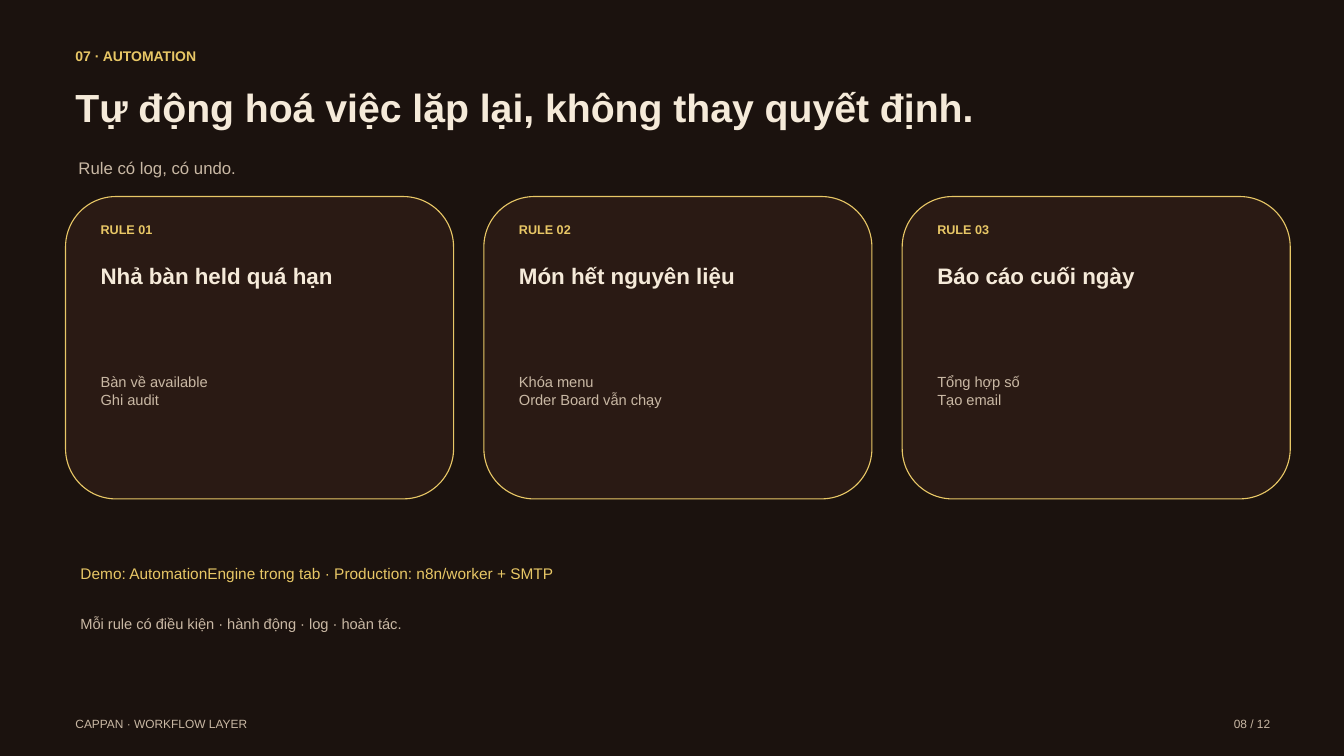
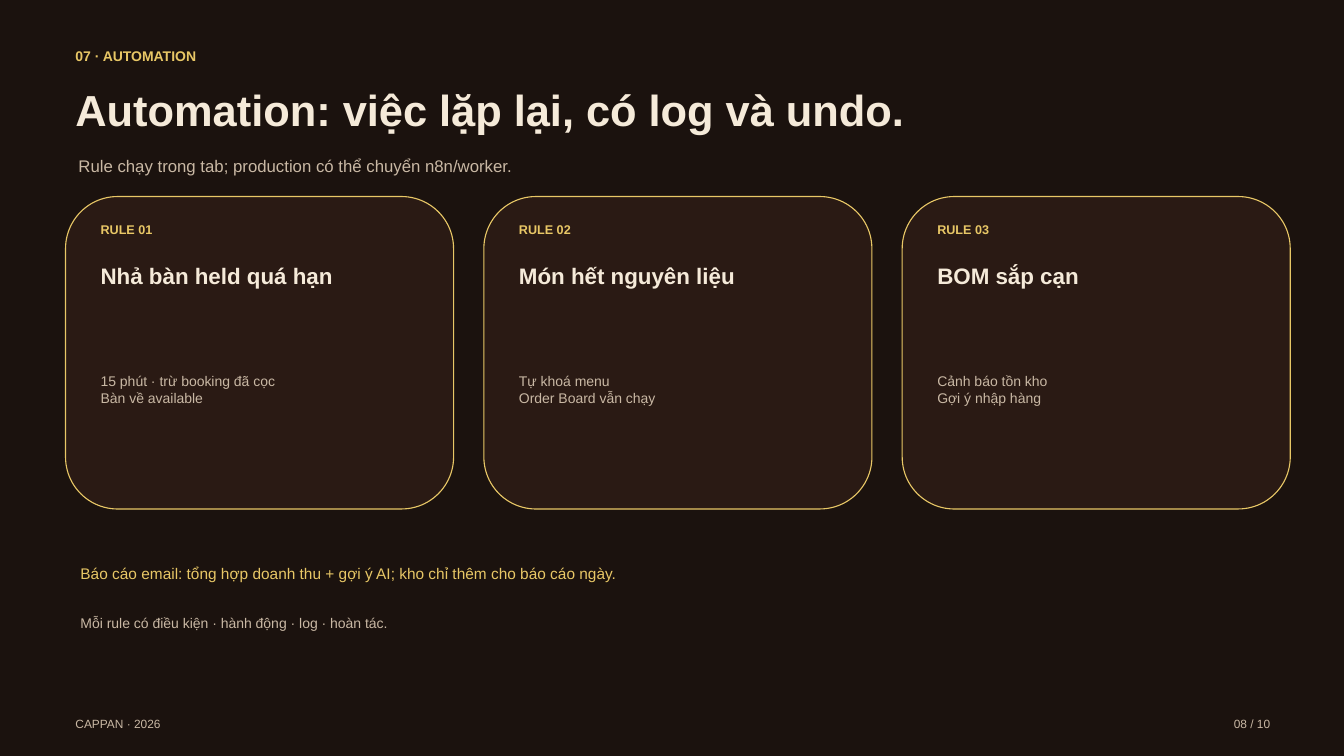
Before and after one commit to cappannguyen-0901/cappanwebdemo, a slide deck: slide 8 of cappan-slides.pptx. Drawn at 1344x756 pixels with LibreOffice and Linux fonts; fonts in the diff are those of the drawing. Boxes give left, top, right and bottom in pixels: in the first picture for what was removed or moved away, otherwise in the second. Text is boxed around its words. In the diff, an @@ line names an element or a change of style, - is before the commit and + after.

```diff
--- a/cappan-slides.pptx
+++ b/cappan-slides.pptx
@@ text at [75,93,904,135]: text changed; size 28 to 31 pt @@
-Tự động hoá việc lặp lại, không thay quyết định.
+Automation: việc lặp lại, có log và undo.
@@ text at [78,159,512,176]: text changed @@
-Rule có log, có undo.
+Rule chạy trong tab; production có thể chuyển n8n/worker.
@@ rounded rectangle: place and size @@
-rounded rectangle at [66,197,454,499]
+rounded rectangle at [66,197,454,509]
@@ rounded rectangle: place and size @@
-rounded rectangle at [484,197,872,499]
+rounded rectangle at [484,197,872,509]
@@ rounded rectangle: place and size @@
-rounded rectangle at [902,197,1291,499]
+rounded rectangle at [902,197,1291,509]
@@ text at [937,266,1078,289]: text changed @@
-Báo cáo cuối ngày
+BOM sắp cạn
@@ text at [101,375,275,403]: text changed; size 10.5 to 10 pt @@
-Bàn về available
-Ghi audit
+15 phút · trừ booking đã cọc
+Bàn về available
@@ text at [519,376,655,406]: text changed; size 10.5 to 10 pt @@
-Khóa menu
-Order Board vẫn chạy
+Tự khoá menu
+Order Board vẫn chạy
@@ text at [937,375,1048,406]: text changed; size 10.5 to 10 pt @@
-Tổng hợp số
-Tạo email
+Cảnh báo tồn kho
+Gợi ý nhập hàng
@@ text at [80,567,616,582]: text changed @@
-Demo: AutomationEngine trong tab · Production: n8n/worker + SMTP
+Báo cáo email: tổng hợp doanh thu + gợi ý AI; kho chỉ thêm cho báo cáo ngày.
@@ text "Mỗi rule có điều kiện ..." at [80,617,388,631]: size 10.5 to 10 pt @@
@@ text at [75,719,161,728]: text changed @@
-CAPPAN · WORKFLOW LAYER
+CAPPAN · 2026
@@ text at [1234,719,1270,728]: text changed @@
-08 / 12
+08 / 10
```
Also in this commit, not shown: 8 other slides changed, 1 slide added, 3 slides removed, 11 other files.
